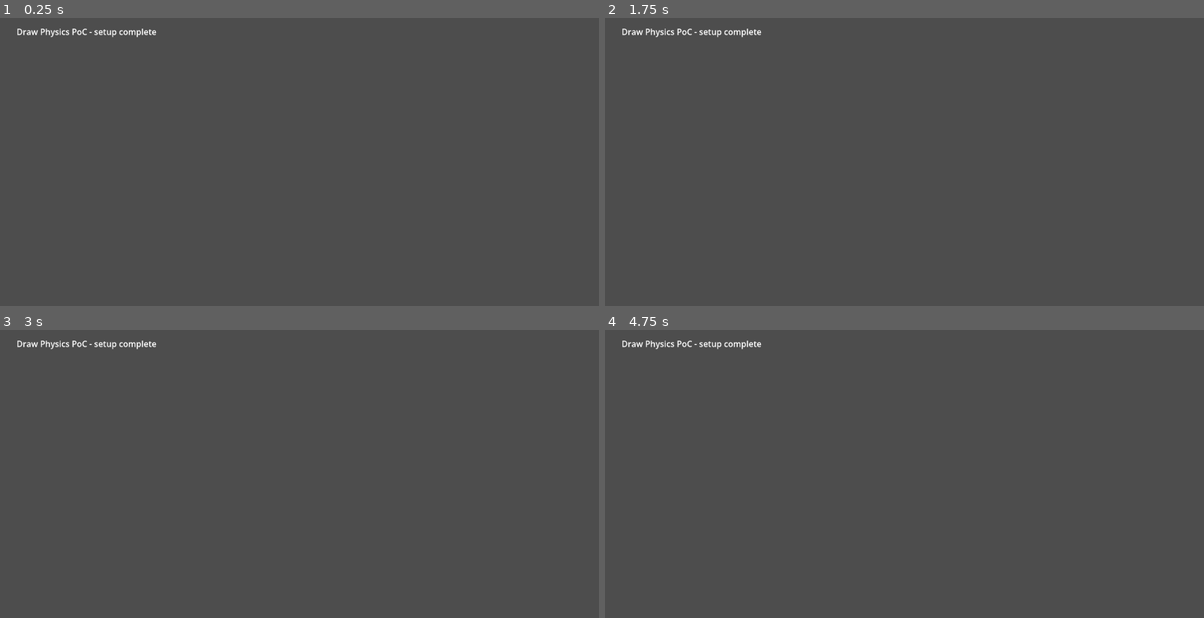
Above: before the commit, frames 1-4 (two rows, left to right).
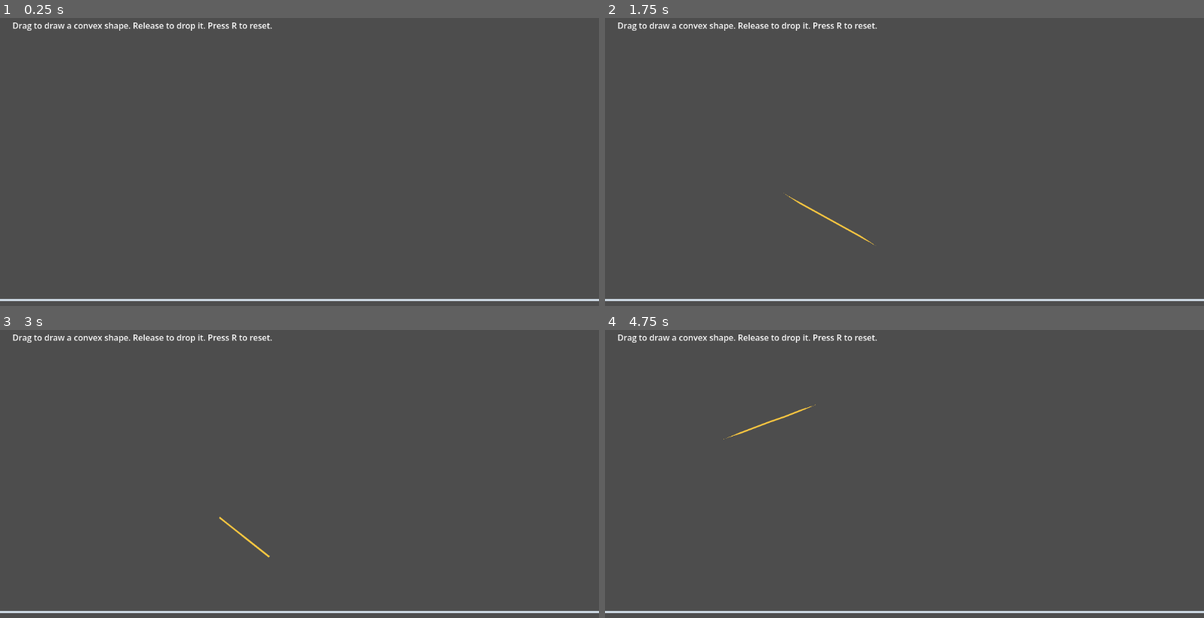
Above: after the commit, the same moments.

Repository: bundai223/game-poc
Game: Godot game, scene res://experiments/draw_physics/main.tscn
Same seed, same stepped clock (60 frames per second), same inputs: the game is played once before the commit and once after it.
Inputs (mouse positions are in pixels of both pictures, inside the frame that each line leads up to):
- Up to frame 1 (0.25 s): no input
- Up to frame 2 (1.75 s): tap R at 0.5, 0.6, 1.25 s; move the mouse to (1036, 159) at 0.52 s; click (1036, 159) at 0.67 s; drag from (784, 193) to (874, 245) at 1.27 s
- Up to frame 3 (3 s): tap R at 2, 2.1, 2.75 s; move the mouse to (359, 416) at 2.02 s; click (359, 416) at 2.17 s; drag from (269, 557) to (119, 439) at 2.77 s
- Up to frame 4 (4.75 s): tap R at 3.5, 3.6, 4.25 s; move the mouse to (1084, 540) at 3.52 s; click (1084, 540) at 3.67 s; drag from (724, 439) to (814, 404) at 4.27 s

The runs differ from the first frame. In frame 1, 1.8% of the frame differs, in the area x 0-100%, y 1-99%; in frame 2, 1.9%; in frame 3, 1.9%; in frame 4, 1.9%.

Commit message:
手描き輪郭を剛体にする 2D PoC を追加 (#21)
* test: add Godot headless test foundation

* ci: verify Godot tests and Web builds

* fix: exclude test assets from Web export

* docs: record successful Godot CI run

* build: restore pinned GdUnit4 during setup

* build: manage Godot addons with ggg

* docs: clarify ggg path override

* docs: record ggg CI verification

* test: specify valid and invalid outlines

* Add drawing physics proof of concept

Diff:
--- /dev/null
+++ b/experiments/draw_physics/main.gd
@@ -0,0 +1,125 @@
+extends Node2D
+
+const Outline = preload("res://experiments/draw_physics/outline.gd")
+const FLOOR_Y := 560.0
+const FLOOR_WIDTH := 10000.0
+const FLOOR_HEIGHT := 32.0
+
+var _drawing := false
+var _touch_index := -1
+var _outline := PackedVector2Array()
+var _created_bodies: Array[RigidBody2D] = []
+
+
+func _ready() -> void:
+	var floor := StaticBody2D.new()
+	floor.position = Vector2(400.0, FLOOR_Y + FLOOR_HEIGHT / 2.0)
+	var collider := CollisionShape2D.new()
+	var shape := RectangleShape2D.new()
+	shape.size = Vector2(FLOOR_WIDTH, FLOOR_HEIGHT)
+	collider.shape = shape
+	floor.add_child(collider)
+	add_child(floor)
+
+	var instructions := Label.new()
+	instructions.position = Vector2(24.0, 20.0)
+	instructions.text = "Drag to draw a convex shape. Release to drop it. Press R to reset."
+	add_child(instructions)
+	queue_redraw()
+
+
+func _input(event: InputEvent) -> void:
+	if event is InputEventKey and event.pressed and not event.echo and event.keycode == KEY_R:
+		reset()
+	elif event is InputEventMouseButton and event.button_index == MOUSE_BUTTON_LEFT:
+		if event.pressed and _touch_index == -1:
+			_begin_draw(to_local(event.position))
+		elif _drawing and _touch_index == -1:
+			_finish_draw(to_local(event.position))
+	elif event is InputEventMouseMotion and _drawing and _touch_index == -1:
+		_add_point(to_local(event.position))
+	elif event is InputEventScreenTouch and event.index == 0:
+		if event.canceled and event.index == _touch_index:
+			_drawing = false
+			_touch_index = -1
+			_outline.clear()
+			queue_redraw()
+		elif event.pressed and not _drawing:
+			_touch_index = event.index
+			_begin_draw(to_local(event.position))
+		elif not event.pressed and event.index == _touch_index:
+			_finish_draw(to_local(event.position))
+			_touch_index = -1
+	elif event is InputEventScreenDrag and event.index == _touch_index and _drawing:
+		_add_point(to_local(event.position))
+
+
+func reset() -> void:
+	_drawing = false
+	_touch_index = -1
+	_outline.clear()
+	for body in _created_bodies:
+		body.queue_free()
+	_created_bodies.clear()
+	queue_redraw()
+
+
+func spawn_body(points: PackedVector2Array) -> RigidBody2D:
+	var origin := Vector2.ZERO
+	for point in points:
+		origin += point
+	origin /= points.size()
+	var local_points := PackedVector2Array()
+	for point in points:
+		local_points.append(point - origin)
+	var body := RigidBody2D.new()
+	body.position = origin
+	var visual := Polygon2D.new()
+	visual.polygon = local_points
+	visual.color = Color(0.2, 0.68, 0.95)
+	body.add_child(visual)
+	var collider := CollisionPolygon2D.new()
+	collider.polygon = local_points
+	body.add_child(collider)
+	add_child(body)
+	_created_bodies.append(body)
+	return body
+
+
+func _begin_draw(point: Vector2) -> void:
+	_drawing = true
+	_outline = PackedVector2Array([point])
+	queue_redraw()
+
+
+func _add_point(point: Vector2) -> void:
+	if _outline.is_empty() or _outline[-1].distance_to(point) >= 3.0:
+		if _outline.size() >= 2048:
+			_drawing = false
+			_touch_index = -1
+			_outline.clear()
+			queue_redraw()
+			return
+		_outline.append(point)
+		queue_redraw()
+
+
+func _finish_draw(point: Vector2) -> void:
+	if not _drawing:
+		return
+	_add_point(point)
+	_drawing = false
+	var points := Outline.prepare(_outline)
+	_outline.clear()
+	if not points.is_empty():
+		spawn_body(points)
+	queue_redraw()
+
+
+func _draw() -> void:
+	draw_line(Vector2(400.0 - FLOOR_WIDTH / 2.0, FLOOR_Y), Vector2(400.0 + FLOOR_WIDTH / 2.0, FLOOR_Y), Color(0.85, 0.9, 0.95), 4.0)
+	if _outline.size() > 1:
+		var preview := _outline.duplicate()
+		if _drawing:
+			preview.append(_outline[0])
+		draw_polyline(preview, Color(1.0, 0.8, 0.25), 3.0, true)
--- a/experiments/draw_physics/main.tscn
+++ b/experiments/draw_physics/main.tscn
@@ -1,10 +1,6 @@
-[gd_scene format=3]
+[gd_scene load_steps=2 format=3]
+
+[ext_resource type="Script" path="res://experiments/draw_physics/main.gd" id="1"]
 
 [node name="DrawPhysics" type="Node2D"]
-
-[node name="Label" type="Label" parent="."]
-offset_left = 32.0
-offset_top = 32.0
-offset_right = 400.0
-offset_bottom = 64.0
-text = "Draw Physics PoC - setup complete"
+script = ExtResource("1")
--- /dev/null
+++ b/experiments/draw_physics/outline.gd
@@ -0,0 +1,82 @@
+extends RefCounted
+
+const MIN_AREA := 500.0
+const MIN_EDGE_LENGTH := 3.0
+const SIMPLIFY_DISTANCE := 2.0
+const MAX_VERTICES := 32
+const EPSILON := 0.001
+
+
+static func prepare(input: PackedVector2Array) -> PackedVector2Array:
+	var points := input.duplicate()
+	for point in points:
+		if not is_finite(point.x) or not is_finite(point.y):
+			return PackedVector2Array()
+	if points.size() > 1 and points[0].distance_to(points[-1]) < MIN_EDGE_LENGTH:
+		points.remove_at(points.size() - 1)
+	if points.size() < 3:
+		return PackedVector2Array()
+
+	var changed := true
+	while changed and points.size() >= 3:
+		changed = false
+		for index in range(points.size()):
+			var previous := points[(index - 1 + points.size()) % points.size()]
+			var current := points[index]
+			var next := points[(index + 1) % points.size()]
+			if current.distance_to(previous) < MIN_EDGE_LENGTH or _distance_to_segment(current, previous, next) <= SIMPLIFY_DISTANCE:
+				points.remove_at(index)
+				changed = true
+				break
+	if points.size() < 3 or points.size() > MAX_VERTICES:
+		return PackedVector2Array()
+
+	var area_twice := 0.0
+	var turn_sign := 0.0
+	for index in range(points.size()):
+		var a := points[index]
+		var b := points[(index + 1) % points.size()]
+		var c := points[(index + 2) % points.size()]
+		area_twice += a.cross(b)
+		var turn := (b - a).cross(c - b)
+		if absf(turn) > EPSILON:
+			if turn_sign != 0.0 and signf(turn) != turn_sign:
+				return PackedVector2Array()
+			turn_sign = signf(turn)
+	if absf(area_twice) / 2.0 < MIN_AREA or turn_sign == 0.0:
+		return PackedVector2Array()
+
+	for first in range(points.size()):
+		var first_next := (first + 1) % points.size()
+		for second in range(first + 1, points.size()):
+			var second_next := (second + 1) % points.size()
+			if first == second or first_next == second or second_next == first:
+				continue
+			if _segments_intersect(points[first], points[first_next], points[second], points[second_next]):
+				return PackedVector2Array()
+	return points
+
+
+static func _distance_to_segment(point: Vector2, start: Vector2, finish: Vector2) -> float:
+	var edge := finish - start
+	return point.distance_to(start) if edge.length_squared() == 0.0 else point.distance_to(start + edge * clampf((point - start).dot(edge) / edge.length_squared(), 0.0, 1.0))
+
+
+static func _segments_intersect(a: Vector2, b: Vector2, c: Vector2, d: Vector2) -> bool:
+	var ab_c := (b - a).cross(c - a)
+	var ab_d := (b - a).cross(d - a)
+	var cd_a := (d - c).cross(a - c)
+	var cd_b := (d - c).cross(b - c)
+	if absf(ab_c) <= EPSILON and _on_segment(c, a, b):
+		return true
+	if absf(ab_d) <= EPSILON and _on_segment(d, a, b):
+		return true
+	if absf(cd_a) <= EPSILON and _on_segment(a, c, d):
+		return true
+	if absf(cd_b) <= EPSILON and _on_segment(b, c, d):
+		return true
+	return ab_c * ab_d < 0.0 and cd_a * cd_b < 0.0
+
+
+static func _on_segment(point: Vector2, start: Vector2, finish: Vector2) -> bool:
+	return point.x >= minf(start.x, finish.x) - EPSILON and point.x <= maxf(start.x, finish.x) + EPSILON and point.y >= minf(start.y, finish.y) - EPSILON and point.y <= maxf(start.y, finish.y) + EPSILON
--- a/project.godot
+++ b/project.godot
@@ -9,6 +9,9 @@
 renderer/rendering_method="gl_compatibility"
 renderer/rendering_method.mobile="gl_compatibility"
 
+[input_devices]
+pointing/emulate_mouse_from_touch=false
+
 [editor_plugins]
 
 enabled=PackedStringArray("res://addons/gdUnit4/plugin.cfg")
--- a/tests/test_collider_integration.gd
+++ b/tests/test_collider_integration.gd
@@ -1,14 +1,92 @@
 extends GdUnitTestSuite
 
+const DrawPhysics = preload("res://experiments/draw_physics/main.tscn")
 
-func test_circle_collider_is_attached_to_body() -> void:
-	var body := StaticBody2D.new()
-	var collider := CollisionShape2D.new()
-	var circle := CircleShape2D.new()
-	circle.radius = 12.0
-	collider.shape = circle
-	body.add_child(collider)
-	add_child(body)
 
-	assert_bool(collider.get_parent() == body).is_true()
-	assert_float((collider.shape as CircleShape2D).radius).is_equal_approx(12.0, 0.001)
+func test_drag_creates_matching_polygon_and_collision_nodes() -> void:
+	var demo := DrawPhysics.instantiate()
+	add_child(demo)
+	var press := InputEventMouseButton.new()
+	press.button_index = MOUSE_BUTTON_LEFT
+	press.pressed = true
+	press.position = Vector2(100, 100)
+	demo._input(press)
+	var move := InputEventMouseMotion.new()
+	move.position = Vector2(200, 100)
+	demo._input(move)
+	move.position = Vector2(150, 200)
+	demo._input(move)
+	var release := InputEventMouseButton.new()
+	release.button_index = MOUSE_BUTTON_LEFT
+	release.position = Vector2(150, 200)
+	demo._input(release)
+
+	assert_int(demo._created_bodies.size()).is_equal(1)
+	var body: RigidBody2D = demo._created_bodies[0]
+	var visual: Polygon2D = body.get_child(0)
+	var collider: CollisionPolygon2D = body.get_child(1)
+	assert_bool(visual.polygon == collider.polygon).is_true()
+	assert_bool(body.position.distance_to(Vector2(150, 133.3333)) < 0.01).is_true()
+
+
+func test_single_touch_creates_one_body_and_reset_removes_it() -> void:
+	var demo := DrawPhysics.instantiate()
+	add_child(demo)
+	for position in [Vector2(100, 100), Vector2(200, 100), Vector2(150, 200)]:
+		var touch := InputEventScreenTouch.new()
+		touch.index = 0
+		touch.pressed = true
+		touch.position = position
+		demo._input(touch)
+		if position == Vector2(200, 100):
+			var mouse := InputEventMouseButton.new()
+			mouse.button_index = MOUSE_BUTTON_LEFT
+			mouse.pressed = true
+			mouse.position = position
+			demo._input(mouse)
+			mouse.pressed = false
+			demo._input(mouse)
+		var drag := InputEventScreenDrag.new()
+		drag.index = 0
+		drag.position = position
+		demo._input(drag)
+	var release := InputEventScreenTouch.new()
+	release.index = 0
+	release.position = Vector2(150, 200)
+	demo._input(release)
+	assert_int(demo._created_bodies.size()).is_equal(1)
+	demo.reset()
+	assert_int(demo._created_bodies.size()).is_zero()
+
+
+func test_cancelled_touch_does_not_create_body() -> void:
+	var demo := DrawPhysics.instantiate()
+	add_child(demo)
+	var touch := InputEventScreenTouch.new()
+	touch.pressed = true
+	touch.position = Vector2(100, 100)
+	demo._input(touch)
+	for position in [Vector2(200, 100), Vector2(150, 200)]:
+		var drag := InputEventScreenDrag.new()
+		drag.position = position
+		demo._input(drag)
+	touch.pressed = false
+	touch.canceled = true
+	demo._input(touch)
+	assert_int(demo._created_bodies.size()).is_zero()
+	assert_bool(demo._drawing).is_false()
+
+
+func test_excessively_long_stroke_is_discarded() -> void:
+	var demo := DrawPhysics.instantiate()
+	add_child(demo)
+	var press := InputEventMouseButton.new()
+	press.button_index = MOUSE_BUTTON_LEFT
+	press.pressed = true
+	demo._input(press)
+	var move := InputEventMouseMotion.new()
+	for i in range(2049):
+		move.position = Vector2(i * 4, 100)
+		demo._input(move)
+	assert_bool(demo._drawing).is_false()
+	assert_int(demo._created_bodies.size()).is_zero()
--- a/tests/test_fixed_timestep_physics.gd
+++ b/tests/test_fixed_timestep_physics.gd
@@ -1,4 +1,7 @@
 extends GdUnitTestSuite
+
+const DrawPhysics = preload("res://experiments/draw_physics/main.tscn")
+const Outline = preload("res://experiments/draw_physics/outline.gd")
 
 var _physics_ticks_per_second: int
 
@@ -12,16 +15,11 @@
 	Engine.physics_ticks_per_second = _physics_ticks_per_second
 
 
-func test_falling_body_moves_within_tolerance_after_half_second() -> void:
-	var body := RigidBody2D.new()
-	var collider := CollisionShape2D.new()
-	var circle := CircleShape2D.new()
-	circle.radius = 5.0
-	collider.shape = circle
-	body.add_child(collider)
-	add_child(body)
-
-	for _frame in 30:
+func test_outline_falls_and_stops_at_the_floor() -> void:
+	var demo := DrawPhysics.instantiate()
+	add_child(demo)
+	var body: RigidBody2D = demo.spawn_body(Outline.prepare(PackedVector2Array([Vector2(-30, -20), Vector2(30, -20), Vector2(0, 40)])))
+	for _frame in 120:
 		await get_tree().physics_frame
-
-	assert_bool(body.position.y > 100.0 and body.position.y < 160.0).is_true()
+	assert_bool(body.position.y > 450.0 and body.position.y < 550.0).is_true()
+	assert_bool(absf(body.linear_velocity.y) < 10.0).is_true()
--- /dev/null
+++ b/tests/test_outline.gd
@@ -0,0 +1,33 @@
+extends GdUnitTestSuite
+
+const Outline = preload("res://experiments/draw_physics/outline.gd")
+
+
+func test_valid_triangle_is_preserved() -> void:
+	var points := PackedVector2Array([Vector2(100, 100), Vector2(200, 100), Vector2(150, 200)])
+	assert_int(Outline.prepare(points).size()).is_equal(3)
+
+
+func test_small_outline_is_rejected() -> void:
+	assert_int(Outline.prepare(PackedVector2Array([Vector2(0, 0), Vector2(1, 1)])).size()).is_zero()
+
+
+func test_self_crossing_and_concave_outlines_are_rejected() -> void:
+	var bow := PackedVector2Array([Vector2(0, 0), Vector2(100, 100), Vector2(0, 100), Vector2(100, 0)])
+	var concave := PackedVector2Array([Vector2(0, 0), Vector2(100, 0), Vector2(50, 25), Vector2(100, 100), Vector2(0, 100)])
+	var star := PackedVector2Array([Vector2(0, 0), Vector2(100, 200), Vector2(200, 0), Vector2(0, 125), Vector2(200, 125)])
+	assert_int(Outline.prepare(bow).size()).is_zero()
+	assert_int(Outline.prepare(concave).size()).is_zero()
+	assert_int(Outline.prepare(star).size()).is_zero()
+
+
+func test_non_finite_points_and_touching_edges_are_rejected() -> void:
+	var non_finite := PackedVector2Array([Vector2(0, 0), Vector2(100, 0), Vector2(INF, 50), Vector2(0, 100)])
+	var touching := PackedVector2Array([Vector2(0, 0), Vector2(100, 0), Vector2(100, 100), Vector2(50, 0), Vector2(0, 100)])
+	assert_int(Outline.prepare(non_finite).size()).is_zero()
+	assert_int(Outline.prepare(touching).size()).is_zero()
+
+
+func test_near_collinear_points_are_simplified() -> void:
+	var points := PackedVector2Array([Vector2(0, 0), Vector2(50, 0.5), Vector2(100, 0), Vector2(100, 100), Vector2(0, 100)])
+	assert_int(Outline.prepare(points).size()).is_equal(4)
Not shown, added: experiments/draw_physics/main.gd.uid
Not shown, added: experiments/draw_physics/outline.gd.uid
Not shown, added: tests/test_outline.gd.uid
Not shown, added: raw/issues/2026-11-05_8/2026-11-06-input-tests.md
Not shown, added: raw/issues/2026-11-05_8/2026-11-06-表示確認.md
Not shown, added: raw/issues/2026-11-05_8/convex-scope-clarification.md
Not shown, added: raw/issues/2026-11-05_8/draw-physics-poc.md
Not shown, changed: wiki/index.md
Not shown, changed: wiki/pages/experiments/index.md
Not shown, changed: wiki/pages/experiments/log.md
Not shown, added: wiki/pages/experiments/手描き輪郭の剛体化.md
